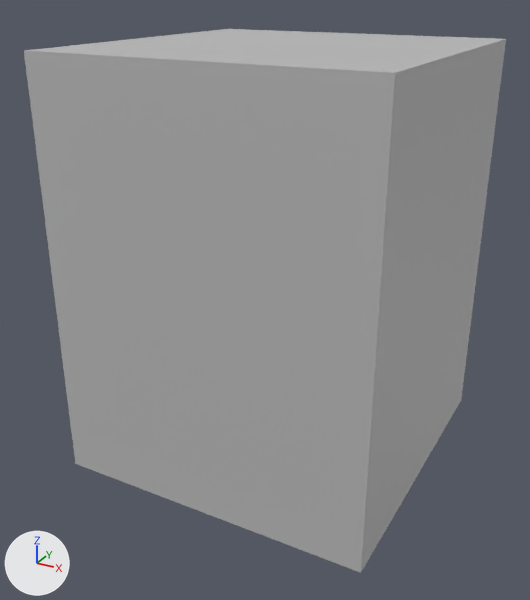
One commit to the FBX model A Few More Steps HR/Assets/Models/Home/Computer.fbx: the scene before it, then after it.
Before and after are seen from a 50 mm lens placed at (-0.737, -0.068, 1.239), pointed at (-1.215, 0.803, 0.804). The lights are fixed; the arrows at lower left show +X, +Y and +Z. Where no turn or scale is listed for an object, it has been applied to the vertices.

The first picture shows 'Computer'.
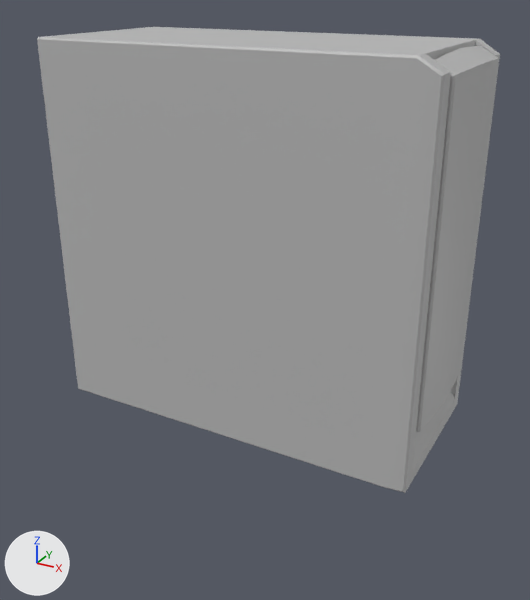
What differs and where, as boxes [x1, y1, x2, y2] in the pictures (530 x 600 px):
'Computer', reshaped, moved (14% shorter)
    before: [24, 29, 506, 573]
    after: [37, 27, 500, 493]

The change, as a diff of the scene's bpy script:
```diff
--- a/A Few More Steps HR/Assets/Models/Home/Computer.fbx.py
+++ b/A Few More Steps HR/Assets/Models/Home/Computer.fbx.py
@@ me_mesh @@
 # used by ob_computer; location = (-1.19, 0.813, 0.87)
-me_mesh.from_pydata(...)  # 8 vertices, 6 faces; spans x -0.226..0.226, y -0.226..0.226, z -0.291..0.291
+me_mesh.from_pydata(...)  # 139 vertices, 139 faces; spans x -0.303..0.303, y -0.139..0.139, z -0.29..0.29
+# me_mesh part 1: the whole mesh is rebuilt
 me_mesh.materials.append(mat_lambert1)
@@ ob_computer @@
 ob_computer = bpy.data.objects.new('Computer', me_mesh)
-ob_computer.location = (-1.19, 0.813, 0.87)
+ob_computer.location = (-1.257, 0.888, 0.871)
```
